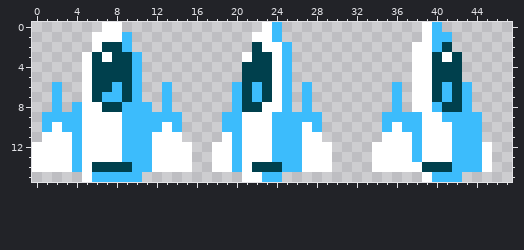
File history of a pixel-art sprite, Sprites/starfighter.png. The first picture shows the starting point.
The file is 48x16 pixels.
Now the later version:
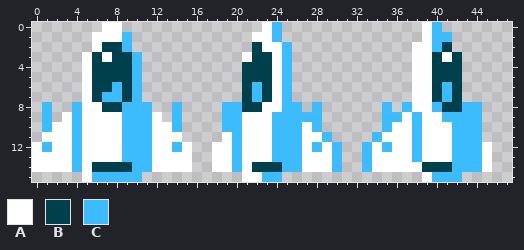
Palette (. is transparent): A #ffffff  B #00404d  C #3cbcfc
The exact change:
Colour A replaces colour C in rows 9 to 10 at x 3, 12 and 37.
Colour C is added in row 8 at x 1, 14, 19, 26, 28, 35, 37 and 44; in row 11 at x 29 and 34; in rows 12 to 14 at x 30 and 33.
Colour C replaces colour A in row 12 at x 1, 14, 28 and 35.
Colour C is gone in rows 6 to 7 at x 2, 13, 20, 27, 36 and 43; in row 8 at x 2, 13, 27 and 36; in row 9 at x 2 and 13.
Pixel boxes of the changes (left, top, right, bottom) in both pictures:
changed: (42, 82, 72, 152)
changed: (152, 82, 182, 152)
changed: (222, 82, 242, 112)
changed: (292, 82, 412, 172)
changed: (462, 82, 482, 112)
